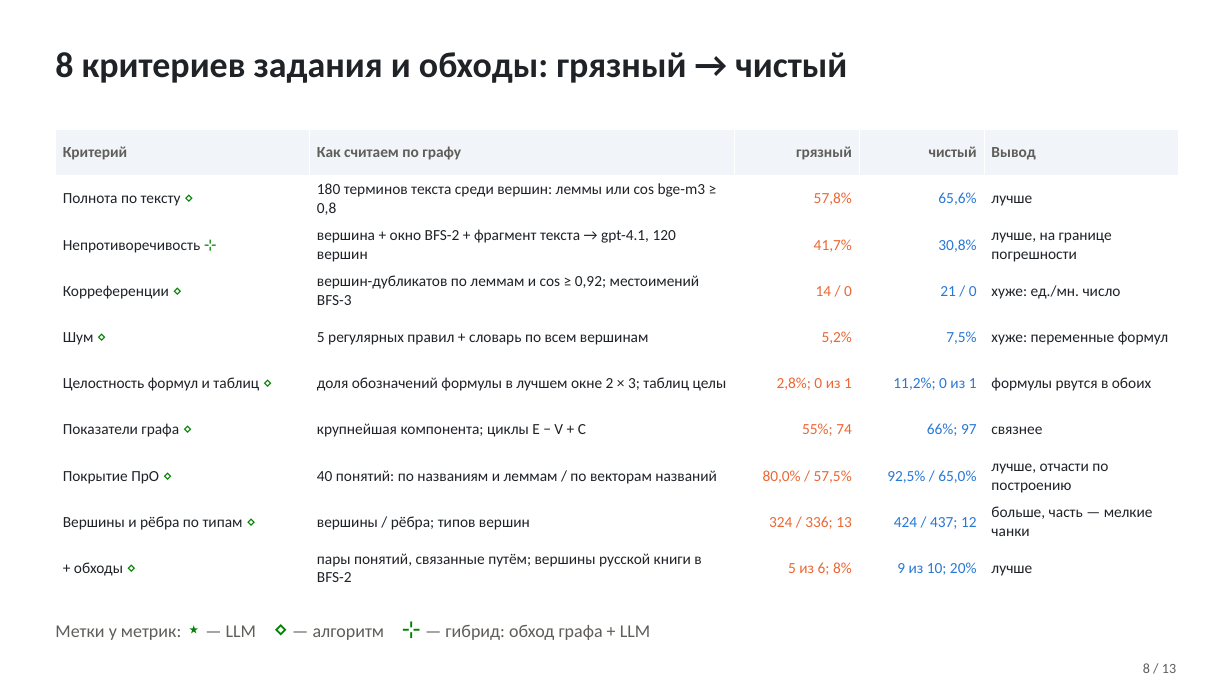
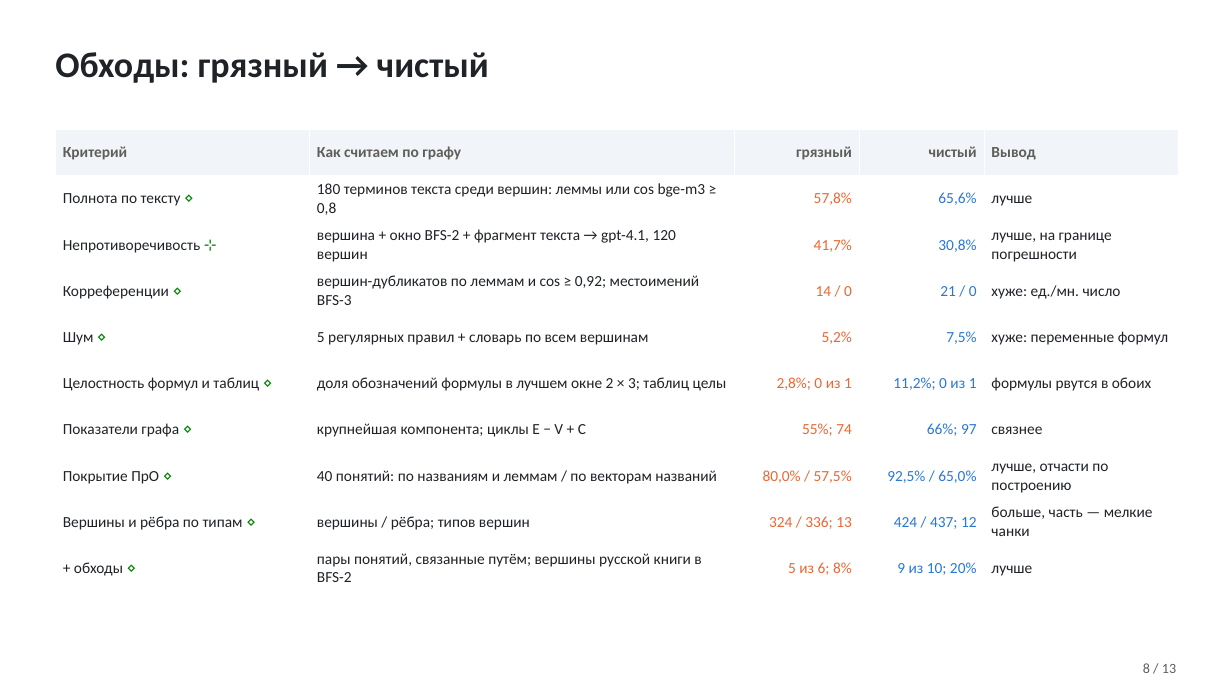
Before and after one commit to TeaDove/mam-26-1, a slide deck: slide 8 of 1-graph/lab-2/results/presentation.pptx. Drawn at 1232x693 pixels with LibreOffice and Linux fonts; fonts in the diff are those of the drawing. Boxes give left, top, right and bottom in pixels: in the first picture for what was removed or moved away, otherwise in the second. Text is boxed around its words. In the diff, an @@ line names an element or a change of style, - is before the commit and + after.

```diff
--- a/1-graph/lab-2/results/presentation.pptx
+++ b/1-graph/lab-2/results/presentation.pptx
@@ text at [55, 52, 489, 83]: text changed @@
-8 критериев задания и обходы: грязный → чистый
+Обходы: грязный → чистый
@@ text removed at [55, 625, 650, 640] @@
-Метки у метрик: ⋆ — LLM ⋄ — алгоритм ⊹ — гибрид: обход графа + LLM
```
Also in this commit, not shown: 1 other slide changed, 1 other file.
